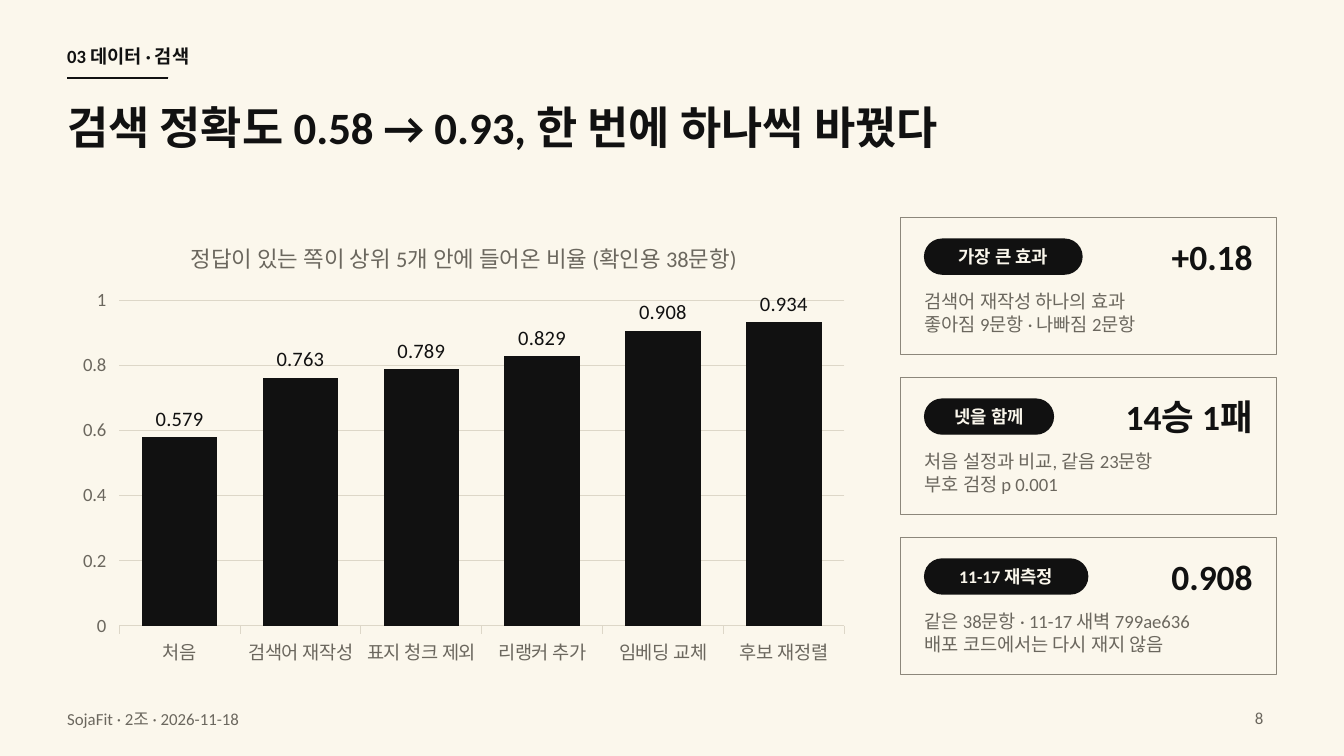
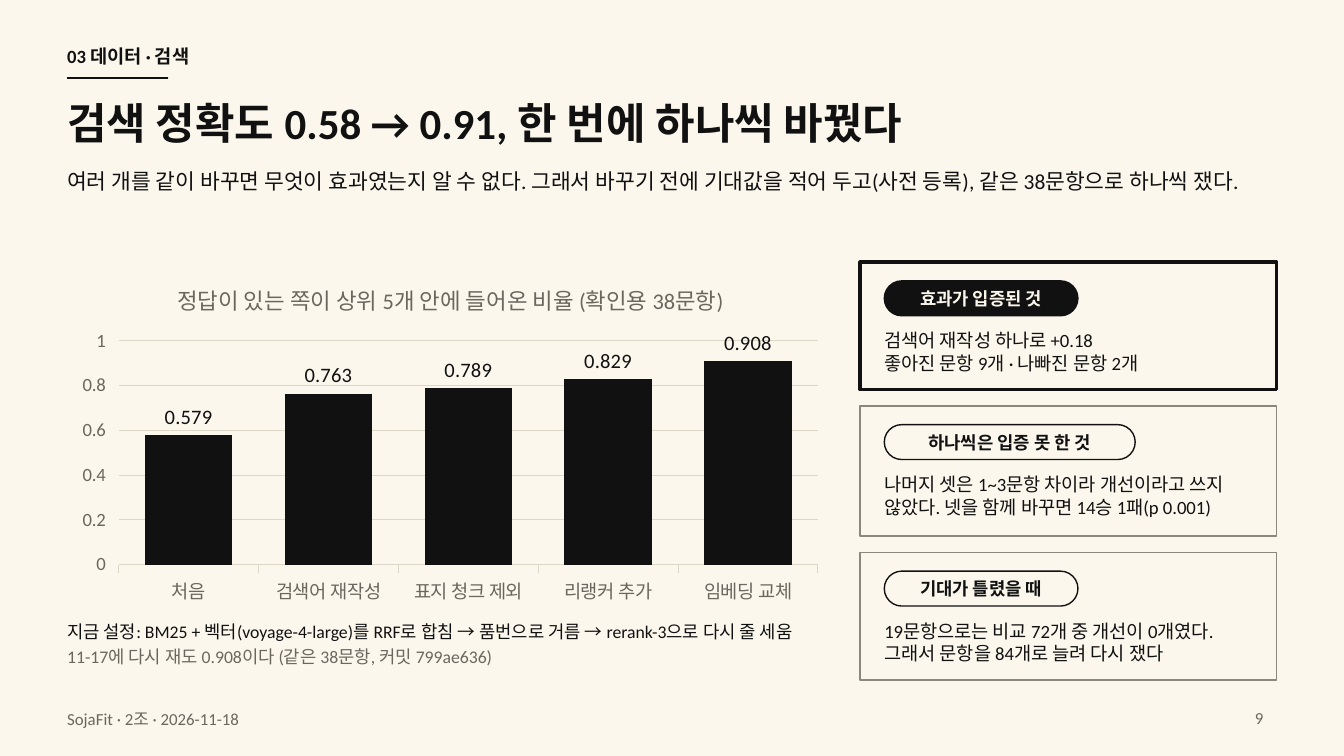
Before and after one commit to HJU5022/SojaFit, a slide deck: slide 9 of docs/deliverables/presentation/sojafit-final-2026-11-18.pptx (slide 8 before the commit). Drawn at 1344x756 pixels with LibreOffice and Linux fonts; fonts in the diff are those of the drawing. Boxes give left, top, right and bottom in pixels: in the first picture for what was removed or moved away, otherwise in the second. Text is boxed around its words. In the diff, an @@ line names an element or a change of style, - is before the commit and + after.

Commit message:
docs: 발표 덱을 20장 최종본으로 바꾸고(화면 캡처 제외 · 구조도 다시 그림 · 배포 절차 장 추가) PRESENTATION.md · 목록 문서 · 작업 기록을 맞춘다

```diff
--- a/docs/deliverables/presentation/sojafit-final-2026-11-18.pptx
+++ b/docs/deliverables/presentation/sojafit-final-2026-11-18.pptx
@@ title at box(67, 102, 902, 145): text changed; size 24 to 23 pt @@
-검색 정확도 0.58 → 0.93, 한 번에 하나씩 바꿨다
+검색 정확도 0.58 → 0.91, 한 번에 하나씩 바꿨다
@@ text added at box(67, 171, 1239, 192), 11.5 pt, text #111111 @@
+여러 개를 같이 바꾸면 무엇이 효과였는지 알 수 없다. 그래서 바꾸기 전에 기대값을 적어 두고(사전 등록), 같은 38문항으로 하나씩 쟀다.
@@ column chart at box(67, 262, 833, 612) @@
-categories: 처음, 검색어 재작성, 표지 청크 제외, 리랭커 추가, 임베딩 교체, 후보 재정렬
+categories: 처음, 검색어 재작성, 표지 청크 제외, 리랭커 추가, 임베딩 교체
-Series 1: 0.579, 0.763, 0.789, 0.829, 0.908, 0.934
+Series 1: 0.579, 0.763, 0.789, 0.829, 0.908
@@ column chart: place and size @@
-column chart at box(67, 218, 860, 675)
+column chart at box(67, 262, 833, 612)
@@ rectangle: place and size @@
-rectangle at box(900, 218, 1277, 355)
+rectangle at box(860, 262, 1277, 390)
@@ rectangle at box(860, 262, 1277, 390): outline #8C877B 0.75 pt to #111111 1.75 pt @@
@@ text removed at box(1172, 245, 1253, 271) @@
-+0.18
@@ rounded rectangle "효과가 입증된 것": place and size @@
-rounded rectangle "효과가 입증된 것" at box(925, 239, 1082, 274)
+rounded rectangle "효과가 입증된 것" at box(884, 281, 1078, 316)
@@ text in rounded rectangle at box(920, 290, 1042, 307): text changed @@
-가장 큰 효과
+효과가 입증된 것
@@ text at box(884, 331, 1139, 372): text changed; text colour #6B675E to #111111 @@
-검색어 재작성 하나의 효과
-좋아짐 9문항 · 나빠짐 2문항
+검색어 재작성 하나로 +0.18
+좋아진 문항 9개 · 나빠진 문항 2개
@@ rectangle: place and size @@
-rectangle at box(900, 378, 1277, 515)
+rectangle at box(860, 406, 1277, 536)
@@ rounded rectangle removed at box(925, 399, 1054, 434) @@
-넷을 함께
@@ text removed at box(1126, 401, 1253, 434) @@
-14승 1패
@@ rounded rectangle added at box(884, 425, 1136, 460), fill #FBF7EC, outline #111111 0.75 pt, 9.5 pt, text #111111, bold @@
+하나씩은 입증 못 한 것
@@ text at box(884, 475, 1224, 517): text changed; text colour #6B675E to #111111 @@
-처음 설정과 비교, 같음 23문항
-부호 검정 p 0.001
+나머지 셋은 1~3문항 차이라 개선이라고 쓰지 않았다. 넷을 함께 바꾸면 14승 1패(p 0.001)
@@ rectangle: place and size @@
-rectangle at box(900, 538, 1277, 675)
+rectangle at box(860, 552, 1277, 680)
@@ rounded rectangle "기대가 틀렸을 때": place and size @@
-rounded rectangle "기대가 틀렸을 때" at box(925, 559, 1087, 594)
+rounded rectangle "기대가 틀렸을 때" at box(884, 571, 1078, 606)
@@ rounded rectangle "기대가 틀렸을 때" at box(884, 571, 1078, 606): fill #111111 to #FBF7EC @@
@@ text in rounded rectangle at box(920, 580, 1042, 597): text changed; text colour #FBF7EC to #111111 @@
-11-17 재측정
+기대가 틀렸을 때
@@ text added at box(67, 623, 793, 665), 9.5 pt, text #111111 @@
+지금 설정: BM25 + 벡터(voyage-4-large)를 RRF로 합침 → 품번으로 거름 → rerank-3으로 다시 줄 세움
+11-17에 다시 재도 0.908이다 (같은 38문항, 커밋 799ae636)
@@ text at box(884, 622, 1213, 662): text changed; size 19 to 10 pt; bold off @@
-0.908
+19문항으로는 비교 72개 중 개선이 0개였다. 그래서 문항을 84개로 늘려 다시 쟀다
@@ text "19문항으로는 비교 72개 중 개선이 ..." at box(884, 622, 1213, 662): vertical alignment middle to top @@
@@ text removed at box(925, 612, 1190, 653) @@
-같은 38문항 · 11-17 새벽 799ae636
-배포 코드에서는 다시 재지 않음
@@ page number at box(1255, 713, 1264, 724): text changed @@
-8
+9
```
Also in this commit, not shown: 16 other slides changed, 3 slides added, 2 slides removed, 5 other files.
